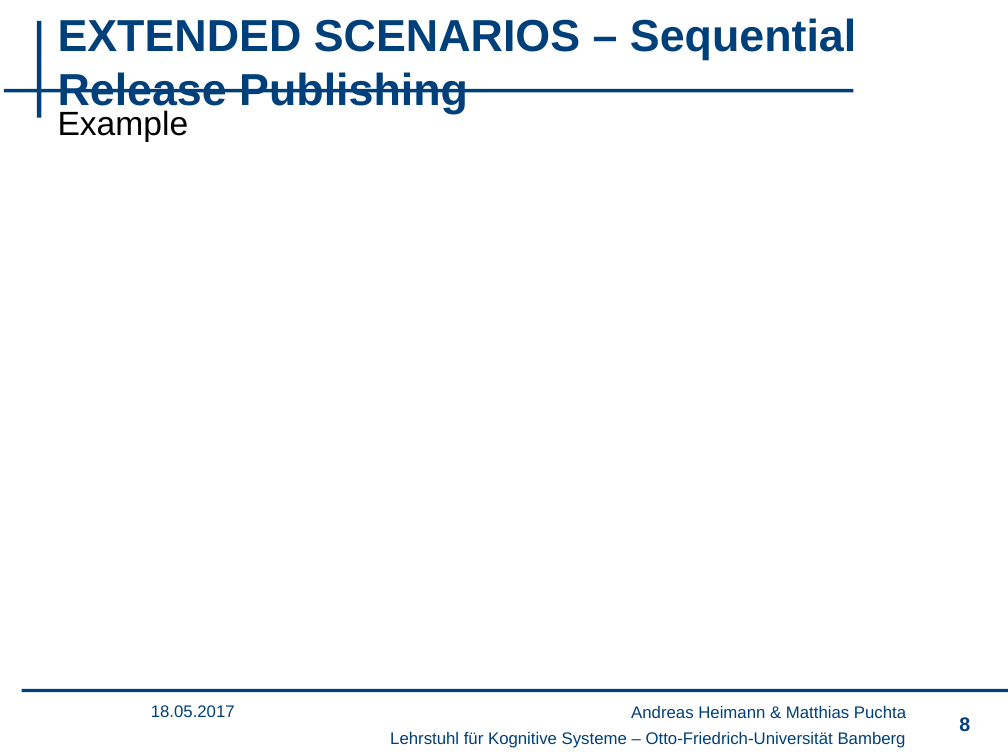
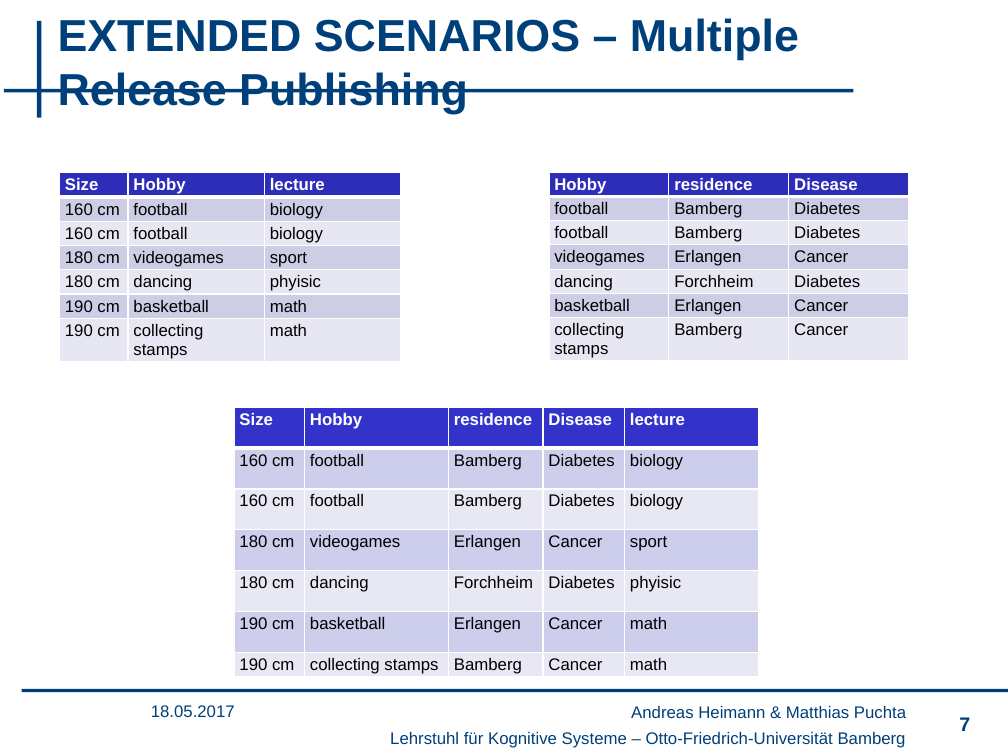
Before and after one commit to wsgan001/PSI-MSem, a slide deck: slide 7 of presentation/sicherheits.pptx (slide 8 before the commit). Drawn at 1008x756 pixels with LibreOffice and Linux fonts; fonts in the diff are those of the drawing; background and template pictures are left out. Boxes give left, top, right and bottom in pixels: in the first picture for what was removed or moved away, otherwise in the second. Text is boxed around its words. In the diff, an @@ line names an element or a change of style, - is before the commit and + after.

```diff
--- a/presentation/sicherheits.pptx
+++ b/presentation/sicherheits.pptx
@@ title at (58, 18, 799, 114): text changed @@
-EXTENDED SCENARIOS – Sequential Release Publishing
+EXTENDED SCENARIOS – Multiple Release Publishing
@@ text removed at (58, 110, 189, 142) @@
-Example
@@ table added at (59, 172, 400, 371), 7 rows, 3 columns @@
+Size | Hobby | lecture
+160 cm | football | biology
+160 cm | football | biology
+180 cm | videogames | sport
+180 cm | dancing | phyisic
+190 cm | basketball | math
+190 cm | collecting stamps | math
@@ table added at (549, 172, 909, 429), 7 rows, 3 columns @@
+Hobby | residence | Disease
+football | Bamberg | Diabetes
+football | Bamberg | Diabetes
+videogames | Erlangen | Cancer
+dancing | Forchheim | Diabetes
+basketball | Erlangen | Cancer
+collecting stamps | Bamberg | Cancer
@@ table added at (234, 407, 759, 678), 7 rows, 5 columns @@
+Size | Hobby | residence | Disease | lecture
+160 cm | football | Bamberg | Diabetes | biology
+160 cm | football | Bamberg | Diabetes | biology
+180 cm | videogames | Erlangen | Cancer | sport
+180 cm | dancing | Forchheim | Diabetes | phyisic
+190 cm | basketball | Erlangen | Cancer | math
+190 cm | collecting stamps | Bamberg | Cancer | math
@@ page number at (959, 717, 970, 731): text changed @@
-8
+7
```
Also in this commit, not shown: 6 other slides changed, 3 slides removed.
